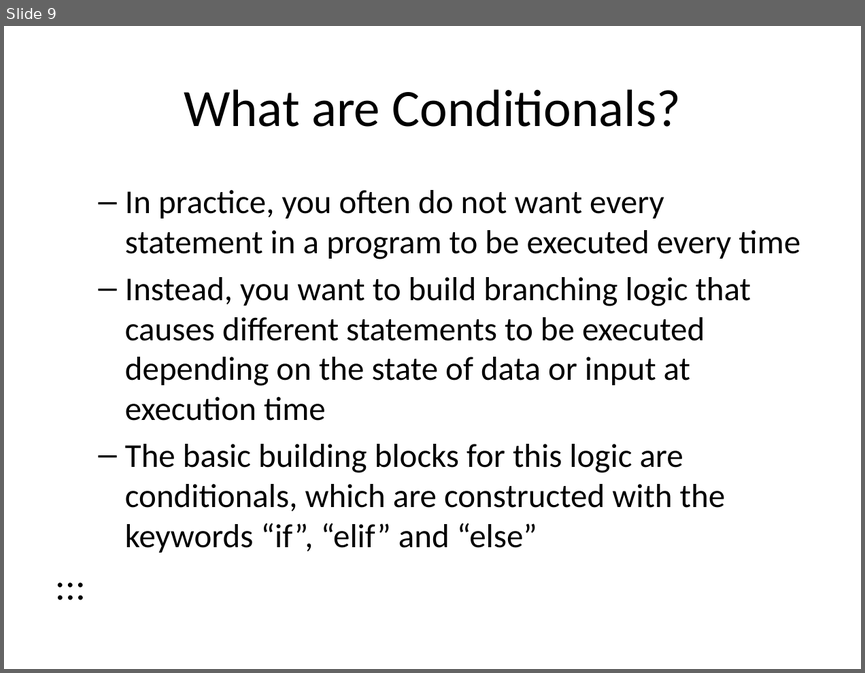
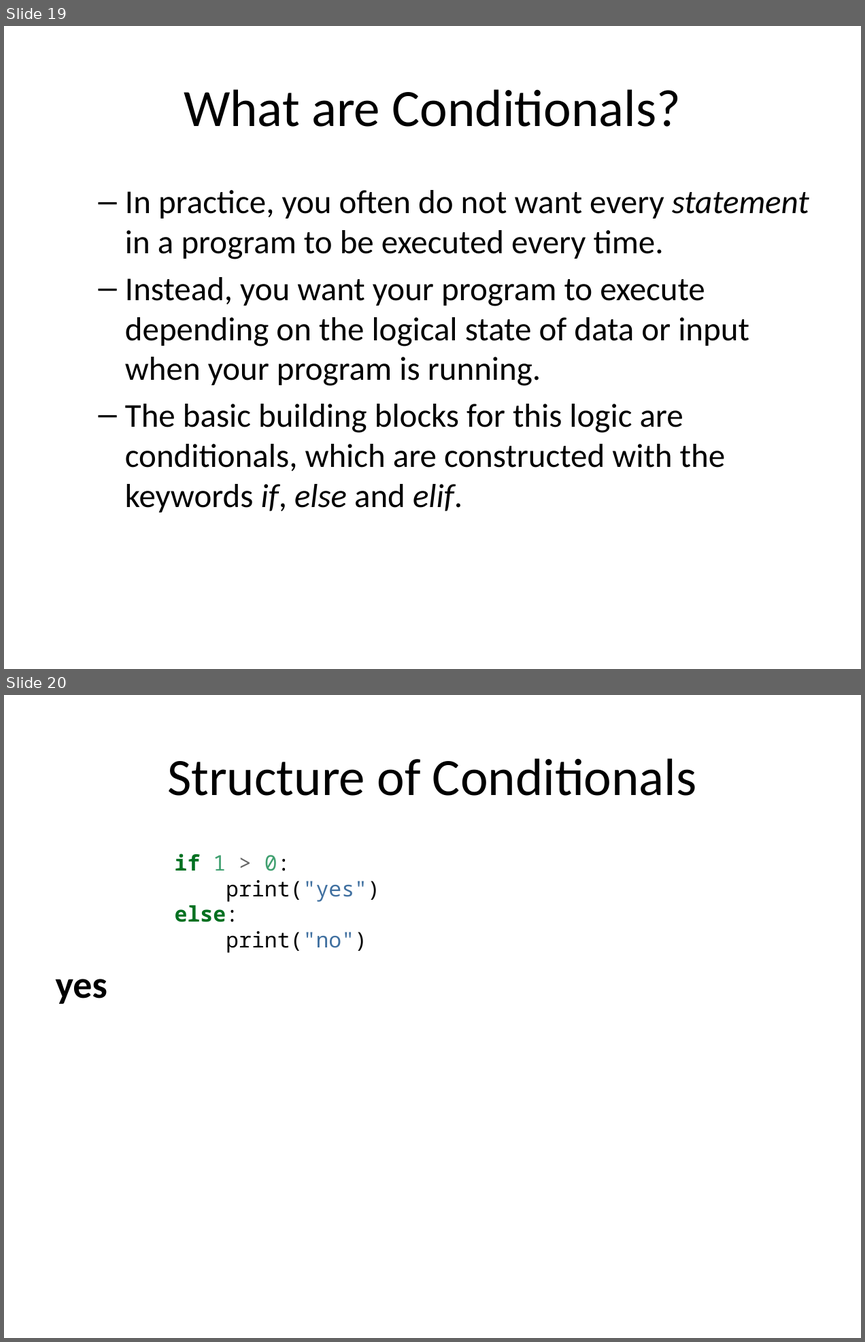
Before and after one commit to edsu/inst326, a slide deck: modules/module01/slides.pptx. Shown one above the other, each under a label of ours: slide 9 before the commit, slides 19 and 20 after it. The pictures are 865x673 and 865x1342 pixels, drawn with LibreOffice and Linux fonts; fonts in the diff are those of the drawing. Boxes give left, top, right and bottom in pixels: in the first picture for what was removed or moved away, otherwise in the second. Text is boxed around its words. In the diff, an @@ line names an element or a change of style, - is before the commit and + after.

Commit message:
latest build

```diff
--- a/modules/module01/slides.pptx
+++ b/modules/module01/slides.pptx
@@ slide 20 added at (x1=4, y1=695, x2=861, y2=1338), background #FFFFFF @@
@@ title added at (x1=167, y1=758, x2=697, y2=796), 44 pt, text #000000 @@
+Structure of Conditionals
@@ text added at (x1=56, y1=853, x2=380, y2=1004), 18 pt, text #000000 @@
+if 1 > 0:
+print("yes")
+else:
+print("no")
+yes
@@ what was slide 9 is now slide 19 @@
@@ slide 19 changed as well @@
@@ text at (x1=125, y1=190, x2=809, y2=512): text changed @@
-  – In practice, you often do not want every statement in a program to be executed every time
-  – Instead, you want to build branching logic that causes different statements to be executed depending on the state of data or input at execution time
-  – The basic building blocks for this logic are conditionals, which are constructed with the keywords “if”, “elif” and “else”
-:::
+  – In practice, you often do not want every statement in a program to be executed every time.
+  – Instead, you want your program to execute depending on the logical state of data or input when your program is running.
+  – The basic building blocks for this logic are conditionals, which are constructed with the keywords if, else and elif.
```
Also in this commit, not shown: 5 other slides changed, 14 other slides added, 3 slides removed, 4 other files.
